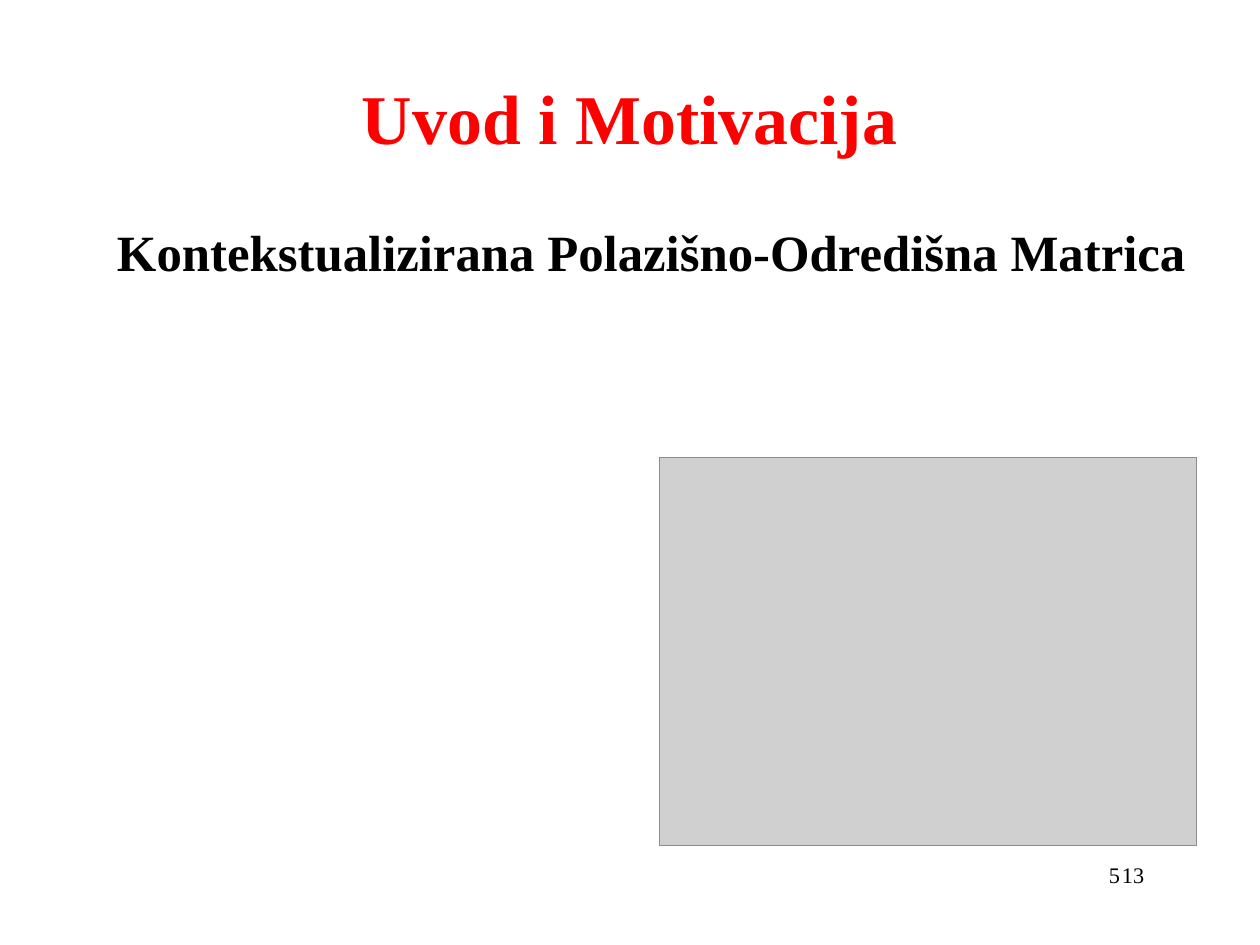
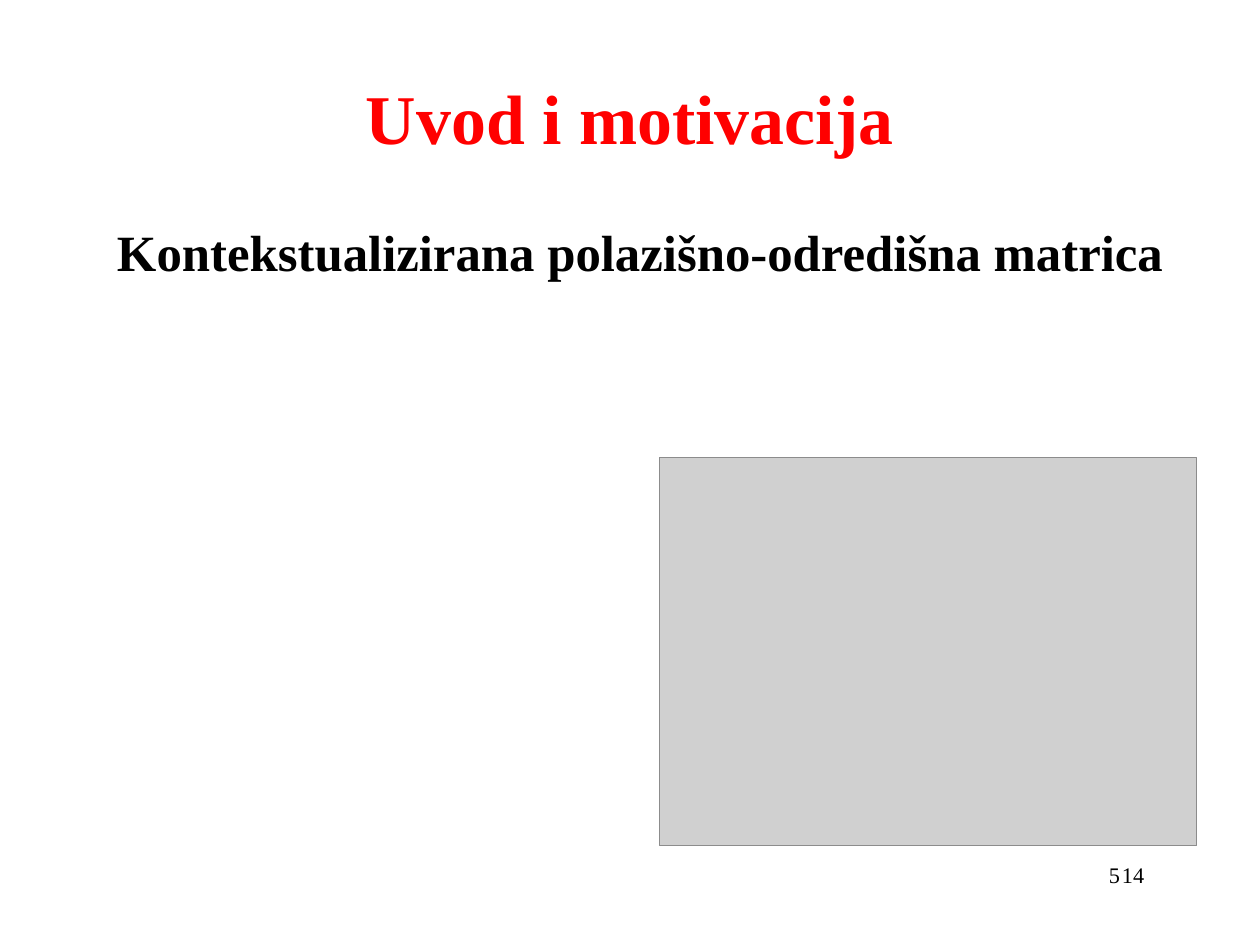
Before and after one commit to VjeraTurk/Master-s-Thesis, a slide deck: slide 5 of Prezentacija.odp. Drawn at 1260x945 pixels with LibreOffice and Linux fonts; fonts in the diff are those of the drawing; grey boxes stand for pictures. Boxes give left, top, right and bottom in pixels: in the first picture for what was removed or moved away, otherwise in the second. Text is boxed around its words. In the diff, an @@ line names an element or a change of style, - is before the commit and + after.

```diff
--- a/Prezentacija.odp
+++ b/Prezentacija.odp
@@ title at (366, 95, 893, 157): text changed @@
-Uvod i Motivacija
+Uvod i motivacija
@@ text at (117, 235, 1163, 282): text changed @@
-Kontekstualizirana Polazišno-Odredišna Matrica
+Kontekstualizirana polazišno-odredišna matrica
@@ text at (1122, 868, 1144, 883): text changed @@
-13
+14
```
Also in this commit, not shown: 12 other slides changed, 1 slide added, 3 other files.
